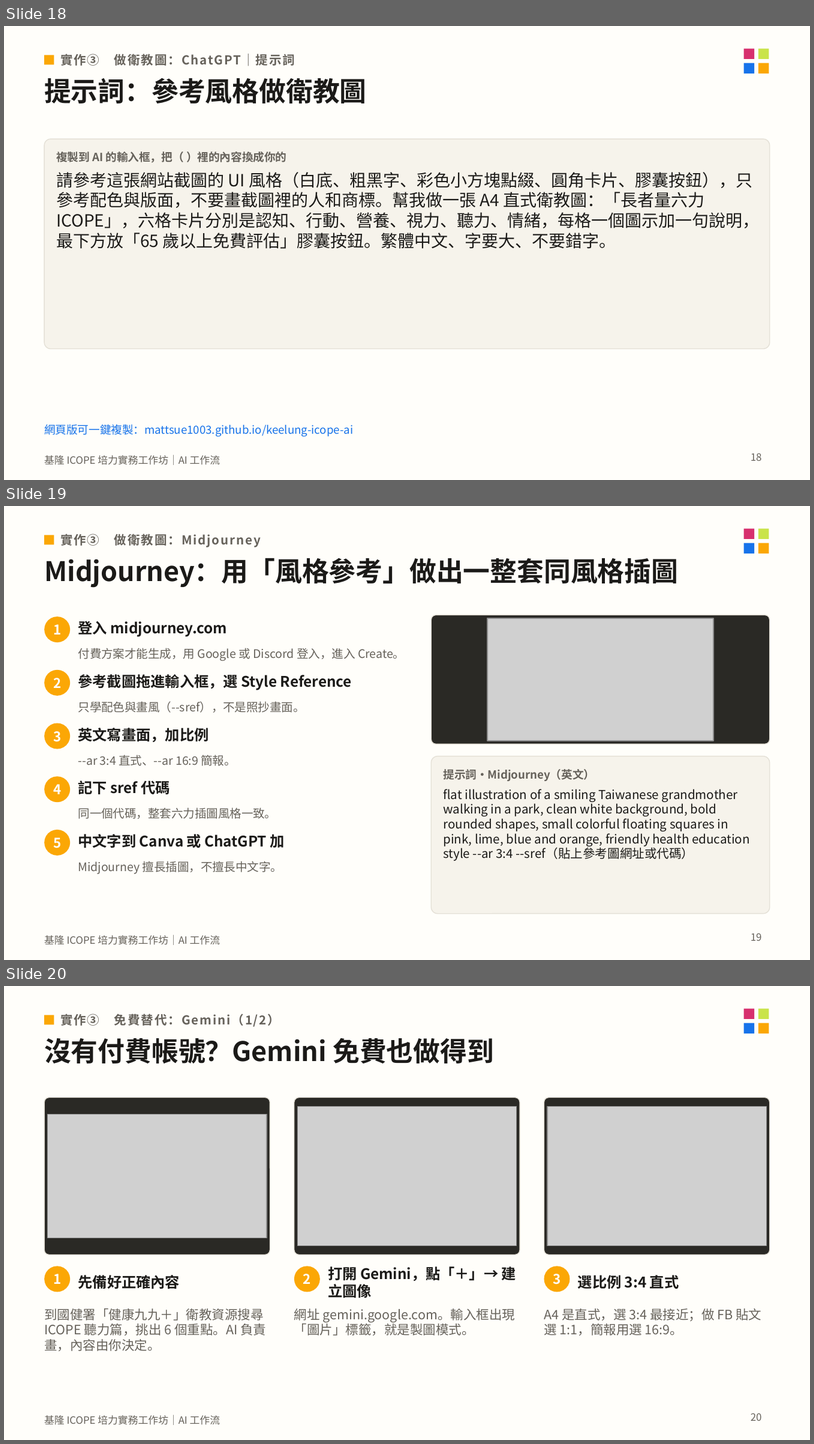
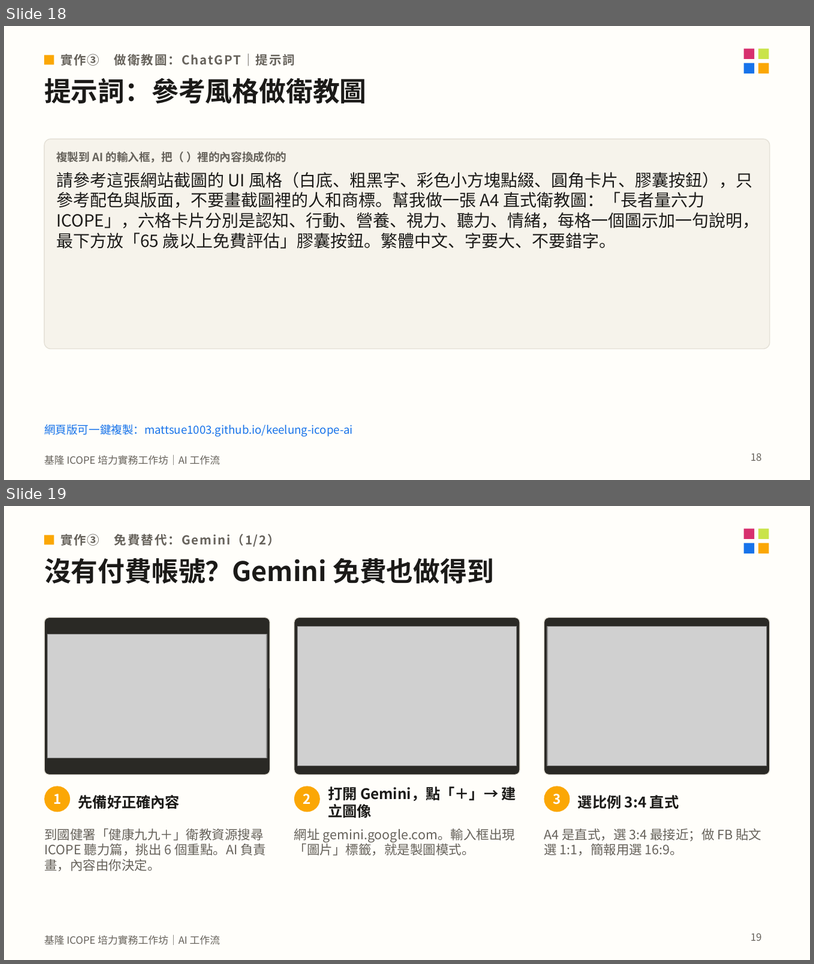
Before and after one commit to mattsue1003/keelung-icope-ai, a slide deck: 基隆ICOPE_AI工作坊_講義.pptx. Shown one above the other, each under a label of ours: slides 18, 19 and 20 before the commit, slides 18 and 19 after it. The pictures are 814x1444 and 814x964 pixels, drawn with LibreOffice and Linux fonts; fonts in the diff are those of the drawing; grey boxes stand for pictures. Boxes give left, top, right and bottom in pixels: in the first picture for what was removed or moved away, otherwise in the second. Text is boxed around its words. In the diff, an @@ line names an element or a change of style, - is before the commit and + after.

```diff
--- a/基隆ICOPE_AI工作坊_講義.pptx
+++ b/基隆ICOPE_AI工作坊_講義.pptx
@@ slide 19 removed at (x1=4, y1=506, x2=810, y2=960), background #FFFEFA; not listed: 5 template elements that a slide beside it also shows @@
@@ rectangle removed at (x1=44, y1=535, x2=54, y2=545) @@
@@ text removed at (x1=60, y1=534, x2=261, y2=547) @@
-實作③ 做衛教圖：Midjourney
@@ text removed at (x1=44, y1=558, x2=678, y2=588) @@
-Midjourney：用「風格參考」做出一整套同風格插圖
@@ ellipse removed at (x1=44, y1=616, x2=70, y2=642) @@
@@ text removed at (x1=53, y1=624, x2=61, y2=634) @@
-1
@@ text removed at (x1=78, y1=621, x2=227, y2=637) @@
-登入 midjourney.com
@@ rounded rectangle removed at (x1=431, y1=615, x2=770, y2=744) @@
@@ picture removed at (x1=488, y1=618, x2=714, y2=741) @@
@@ text removed at (x1=78, y1=648, x2=405, y2=661) @@
-付費方案才能生成，用 Google 或 Discord 登入，進入 Create。
@@ ellipse removed at (x1=44, y1=670, x2=70, y2=696) @@
@@ text removed at (x1=53, y1=678, x2=61, y2=688) @@
-2
@@ text removed at (x1=78, y1=674, x2=352, y2=690) @@
-參考截圖拖進輸入框，選 Style Reference
@@ text removed at (x1=78, y1=701, x2=305, y2=712) @@
-只學配色與畫風（--sref），不是照抄畫面。
@@ ellipse removed at (x1=44, y1=723, x2=70, y2=749) @@
@@ text removed at (x1=53, y1=731, x2=61, y2=742) @@
-3
@@ text removed at (x1=78, y1=727, x2=209, y2=742) @@
-英文寫畫面，加比例
@@ text removed at (x1=78, y1=754, x2=236, y2=766) @@
---ar 3:4 直式、--ar 16:9 簡報。
@@ rounded rectangle removed at (x1=431, y1=756, x2=770, y2=913) @@
@@ text removed at (x1=443, y1=769, x2=595, y2=781) @@
-提示詞・Midjourney（英文）
@@ ellipse removed at (x1=44, y1=776, x2=70, y2=802) @@
@@ text removed at (x1=53, y1=784, x2=61, y2=794) @@
-4
@@ text removed at (x1=78, y1=780, x2=170, y2=795) @@
-記下 sref 代碼
@@ text removed at (x1=443, y1=789, x2=750, y2=861) @@
-flat illustration of a smiling Taiwanese grandmother walking in a park, clean white background, bold rounded shapes, small colorful floating squares in pink, lime, blue and orange, friendly health education style --ar 3:4 --sref（貼上參考圖網址或代碼）
@@ text removed at (x1=78, y1=807, x2=277, y2=819) @@
-同一個代碼，整套六力插圖風格一致。
@@ ellipse removed at (x1=44, y1=829, x2=70, y2=855) @@
@@ text removed at (x1=53, y1=837, x2=61, y2=848) @@
-5
@@ text removed at (x1=78, y1=834, x2=284, y2=847) @@
-中文字到 Canva 或 ChatGPT 加
@@ text removed at (x1=78, y1=861, x2=283, y2=874) @@
-Midjourney 擅長插圖，不擅長中文字。
@@ page number removed at (x1=751, y1=933, x2=762, y2=940) @@
-19
@@ what was slide 20 is now slide 19 @@
@@ page number at (x1=751, y1=933, x2=762, y2=940): text changed @@
-20
+19
```
Also in this commit, not shown: 5 other files.
